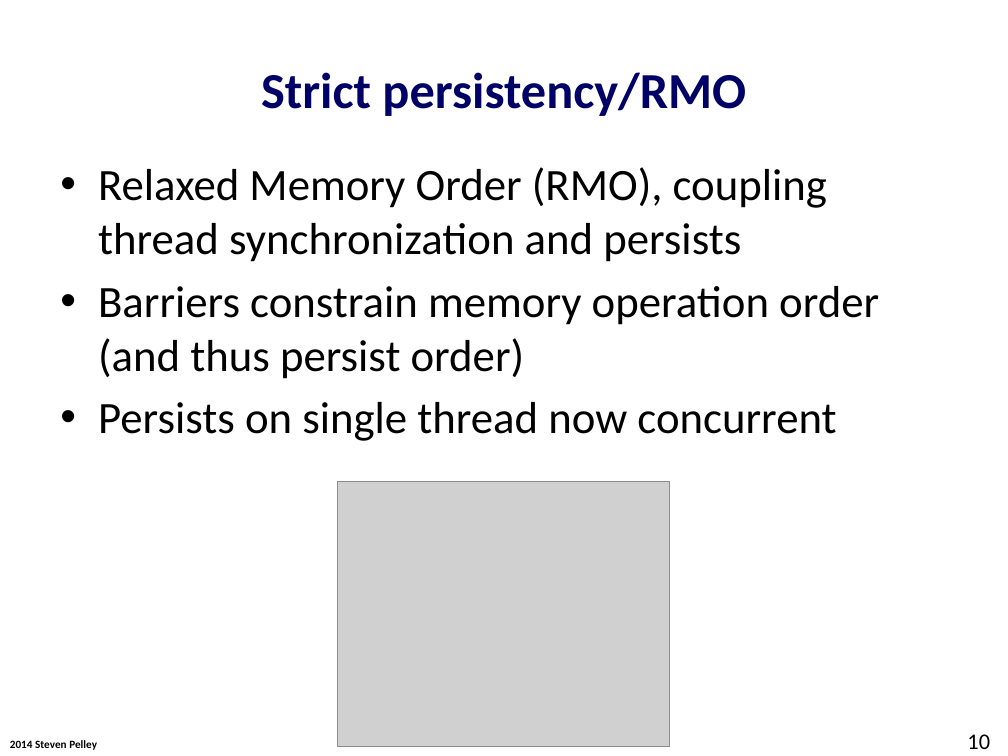
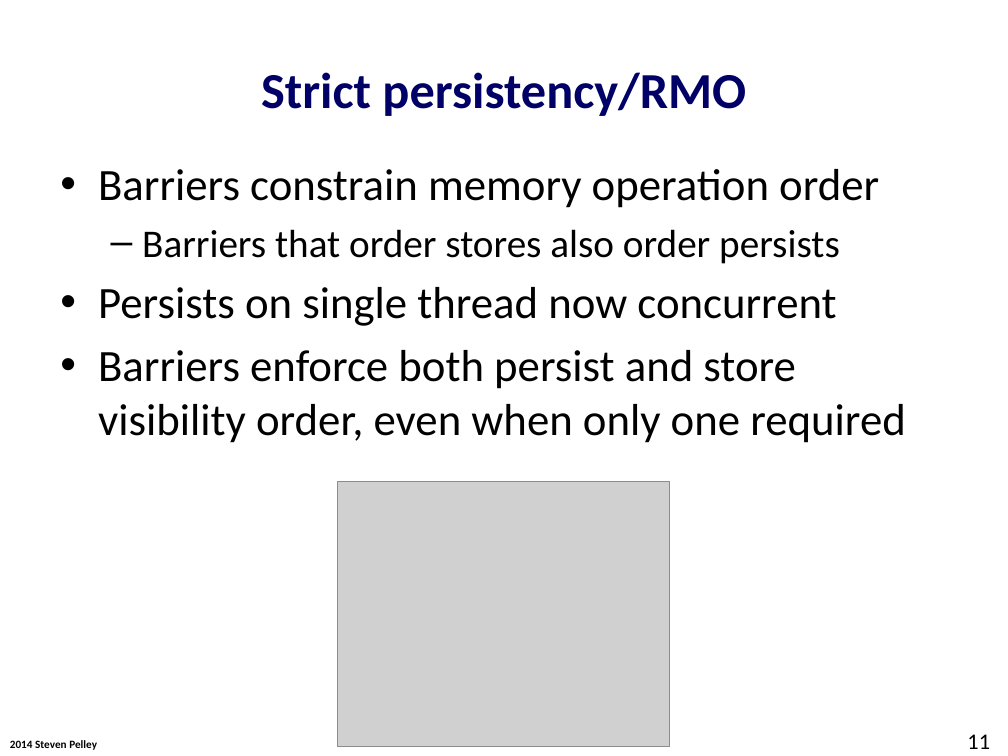
Before and after one commit to Abulila/dissertation, a slide deck: slide 11 of proposal/defense.pptx (slide 10 before the commit). Drawn at 1008x756 pixels with LibreOffice and Linux fonts; fonts in the diff are those of the drawing; grey boxes stand for pictures; background and template pictures are left out. Boxes give left, top, right and bottom in pixels: in the first picture for what was removed or moved away, otherwise in the second. Text is boxed around its words. In the diff, an @@ line names an element or a change of style, - is before the commit and + after.

```diff
--- a/proposal/defense.pptx
+++ b/proposal/defense.pptx
@@ text at (98, 169, 879, 264): text changed; size 32 to 28 pt @@
-• Relaxed Memory Order (RMO), coupling thread synchronization and persists
-• Barriers constrain memory operation order (and thus persist order)
+• Barriers constrain memory operation order
+  – Barriers that order stores also order persists
@@ text at (98, 350, 906, 443): paragraph added @@
+• Barriers enforce both persist and store visibility order, even when only one required
@@ page number at (967, 734, 990, 749): text changed @@
-10
+11
```
Also in this commit, not shown: 11 other slides changed, 4 slides added.
